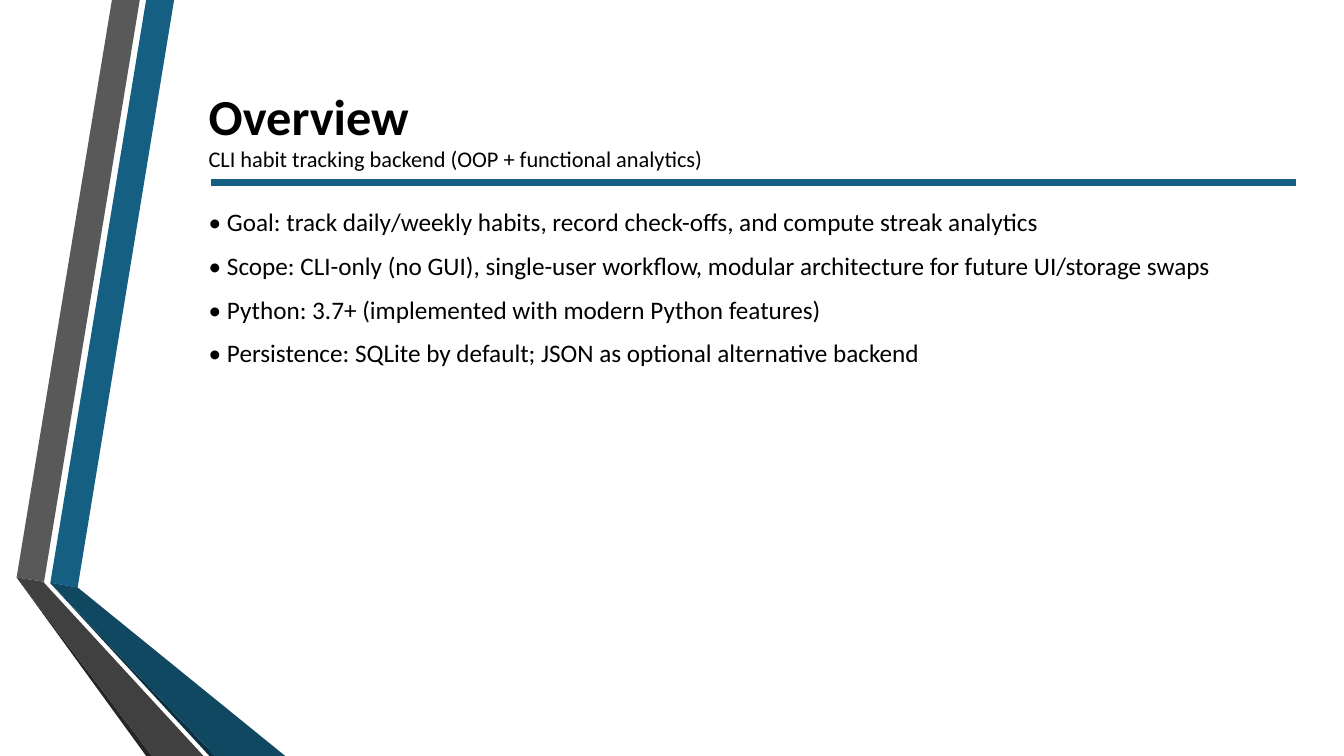
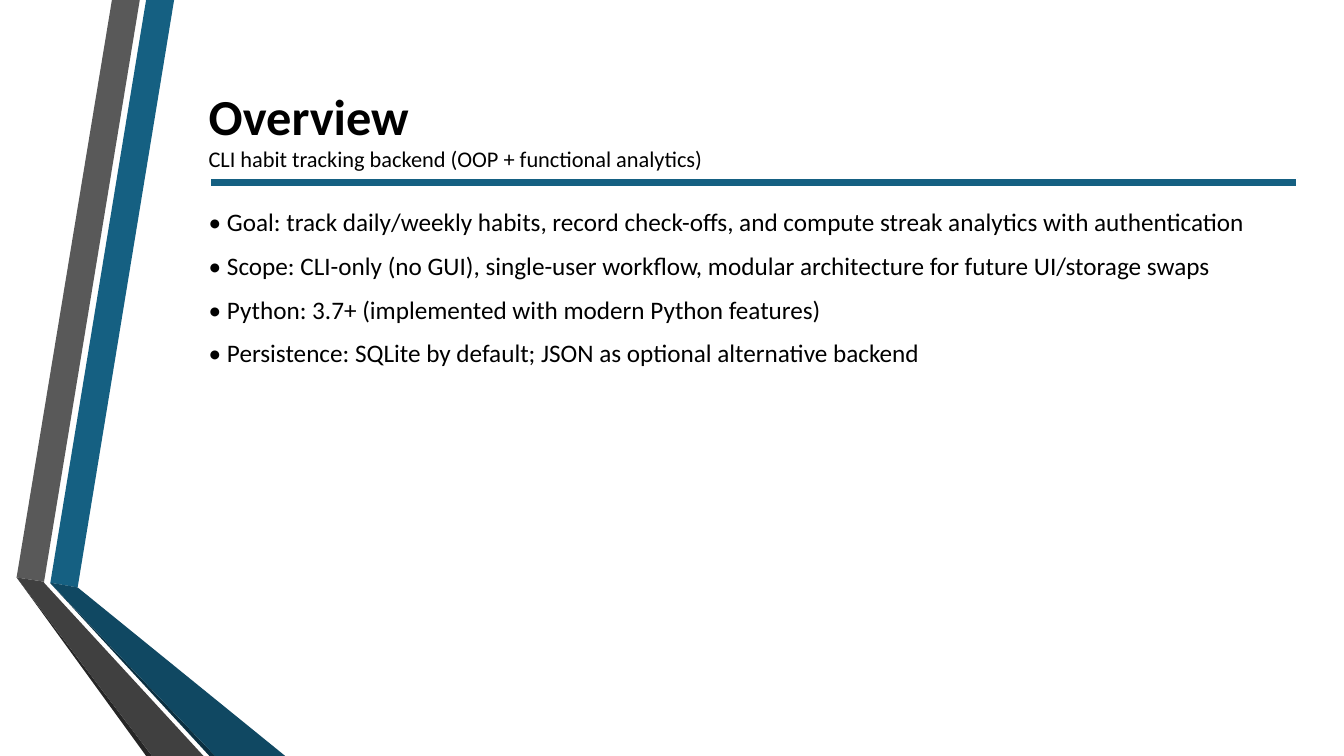
Before and after one commit to n1wo/habit-tracker, a slide deck: slide 2 of docs/Development_Phase_2.pptx. Drawn at 1344x756 pixels with LibreOffice and Linux fonts; fonts in the diff are those of the drawing; background and template pictures are left out. Boxes give left, top, right and bottom in pixels: in the first picture for what was removed or moved away, otherwise in the second. Text is boxed around its words. In the diff, an @@ line names an element or a change of style, - is before the commit and + after.

Commit message:
✨ feat(docs): update Development Phase 2 documentation with authentication details and remove temporary PPTX file

```diff
--- a/docs/Development_Phase_2.pptx
+++ b/docs/Development_Phase_2.pptx
@@ text at (227,213,1243,235): text changed @@
-• Goal: track daily/weekly habits, record check-offs, and compute streak analytics
+• Goal: track daily/weekly habits, record check-offs, and compute streak analytics with authentication
```
Also in this commit, not shown: 7 other slides changed, 3 other files.
